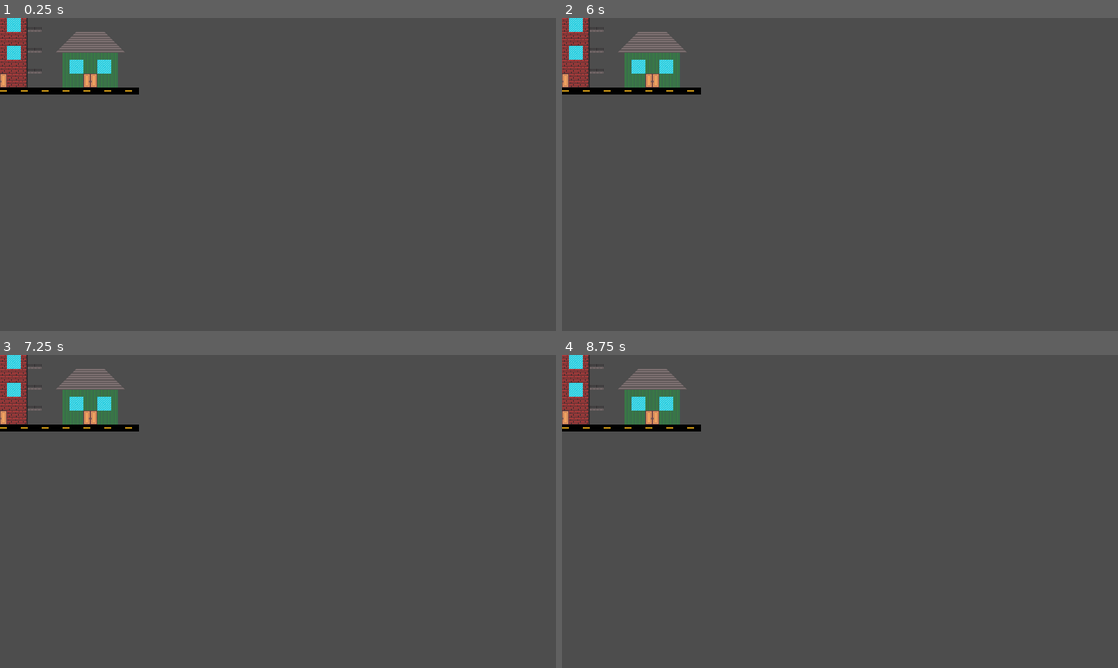
Above: before the commit, frames 1-4 (two rows, left to right).
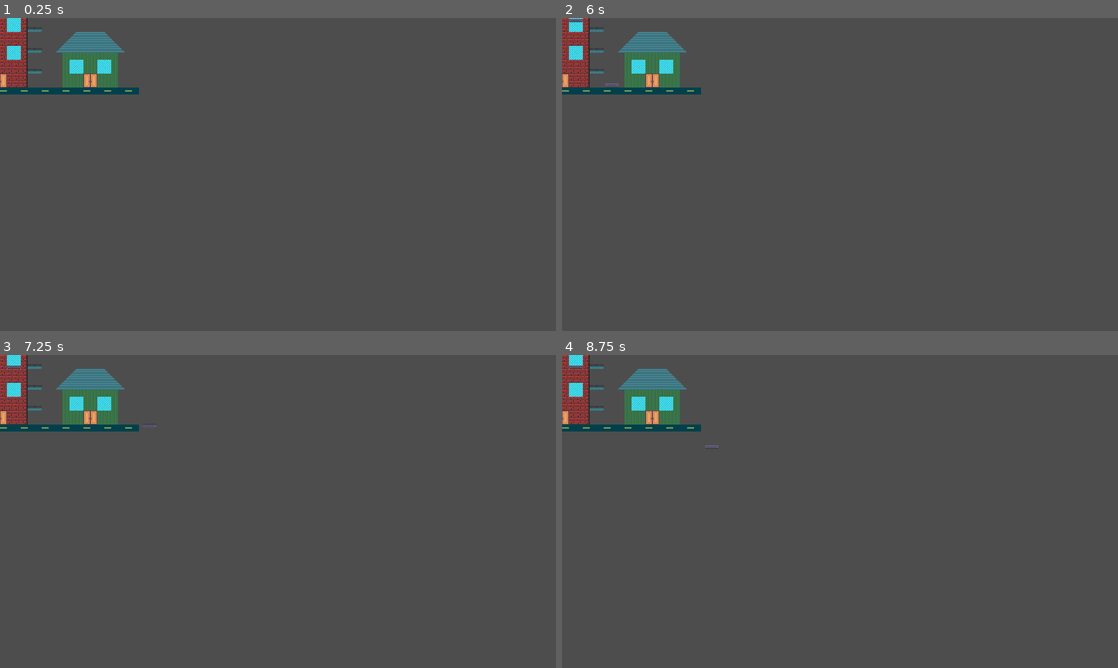
Above: after the commit, the same moments.

Repository: CiberTurtle/GamificationGame
Game: Godot game, scene res://levels/City.tscn
The game is run twice, just before and just after one commit, with the same random seed, the same clock (stepped at 60 frames per second) and the same inputs. This scene is started directly instead of the project's main scene.
Inputs (mouse positions are in pixels of both pictures, inside the frame that each line leads up to):
- Up to frame 1 (0.25 s): no input
- Up to frame 2 (6 s): tap Enter at 0.5, 2.75, 5 s; move the mouse to (962, 158) at 0.52 s; hold Right (right) 0.53-1.28 s; tap X (action) at 0.6, 5.85 s; click (962, 158) at 0.67 s; move the mouse to (728, 190) at 1.27 s; hold Z (back) 1.28-2.03 s; tap L at 1.35 s; tap Space at 2, 3.5, 5.75 s; move the mouse to (895, 105) at 2.02 s; hold Right (right) 2.03-2.78 s; tap I at 2.1 s; move the mouse to (812, 237) at 2.77 s; hold Up (ui_up) 2.78-3.53 s; tap P at 2.85 s; click (812, 237) at 2.92 s; move the mouse to (1006, 221) at 3.52 s; hold E 3.53-4.28 s; hold Left (left) 3.53-5.03 s; move the mouse to (673, 127) at 4.27 s; tap Ctrl at 4.35 s; move the mouse to (867, 174) at 5.02 s; hold Z (back) 5.03-5.78 s; hold Shift 5.03-5.78 s; click (867, 174) at 5.17 s; move the mouse to (756, 96) at 5.77 s; hold Right (right) from 5.78 s (still down)
- Up to frame 3 (7.25 s): move the mouse to (400, 495) at 6.52 s; release Right (right) at 6.53 s; hold Up (ui_up) from 6.53 s (still down); tap L at 6.6 s
- Up to frame 4 (8.75 s): move the mouse to (728, 527) at 7.27 s; release Up (ui_up) at 7.28 s; hold Right (right) 7.28-8.03 s; tap I at 7.35 s; click (728, 527) at 7.42 s; move the mouse to (895, 442) at 8.02 s; hold Z (back) from 8.03 s (still down); tap P at 8.1 s

The runs differ from the first frame. In frame 1, 1.2% of the frame differs, in the area x 0-25%, y 3-25%; in frame 2, 1.3%, in the area x 0-25%, y 0-25%; in frame 3, 1.3%; in frame 4, 1.3%.
Error in both runs: Cannot call method 'add_child' on a null value. (res://scripts/crate_spawner.gd:19)

Commit message:
City WIP

Diff:
--- a/levels/City.tscn
+++ b/levels/City.tscn
@@ -1,14 +1,134 @@
-[gd_scene load_steps=4 format=3 uid="uid://5gqtmrfqoot6"]
+[gd_scene load_steps=16 format=3 uid="uid://5gqtmrfqoot6"]
 
 [ext_resource type="Script" path="res://scripts/level.gd" id="1_u6bqt"]
 [ext_resource type="TileSet" uid="uid://dvqqnowuisii3" path="res://resources/tileset.tres" id="2_lwv2g"]
 [ext_resource type="PackedScene" uid="uid://cdkwm6gr8s8jd" path="res://gizmos/crate_spawner.tscn" id="3_lpcud"]
+[ext_resource type="Texture2D" uid="uid://dk2li4vx10i1m" path="res://content/sprites/moving_platform.png" id="4_00spt"]
+[ext_resource type="Script" path="res://scripts/parts/hitbox.gd" id="5_3t2ey"]
+
+[sub_resource type="RectangleShape2D" id="RectangleShape2D_u586l"]
+size = Vector2(80, 16)
+
+[sub_resource type="Animation" id="Animation_mfu0a"]
+length = 0.001
+tracks/0/type = "value"
+tracks/0/imported = false
+tracks/0/enabled = true
+tracks/0/path = NodePath(".:position")
+tracks/0/interp = 1
+tracks/0/loop_wrap = true
+tracks/0/keys = {
+"times": PackedFloat32Array(0),
+"transitions": PackedFloat32Array(1),
+"update": 0,
+"values": [Vector2(-32, 92)]
+}
+
+[sub_resource type="Animation" id="Animation_u7eee"]
+resource_name = "move"
+length = 28.0
+loop_mode = 1
+tracks/0/type = "value"
+tracks/0/imported = false
+tracks/0/enabled = true
+tracks/0/path = NodePath(".:position")
+tracks/0/interp = 1
+tracks/0/loop_wrap = true
+tracks/0/keys = {
+"times": PackedFloat32Array(0, 4, 7, 11, 14, 18, 21, 25, 28),
+"transitions": PackedFloat32Array(1, 1, 1, 1, 1, 1, 1, 1, 1),
+"update": 0,
+"values": [Vector2(-32, 92), Vector2(-32, 92), Vector2(-32, 28), Vector2(-32, 28), Vector2(-32, -36), Vector2(-32, -36), Vector2(-32, 28), Vector2(-32, 28), Vector2(-32, 92)]
+}
+
+[sub_resource type="AnimationLibrary" id="AnimationLibrary_45ok3"]
+_data = {
+"RESET": SubResource("Animation_mfu0a"),
+"move": SubResource("Animation_u7eee")
+}
+
+[sub_resource type="Animation" id="Animation_or03x"]
+resource_name = "Platform 2 move"
+length = 28.0
+loop_mode = 1
+tracks/0/type = "value"
+tracks/0/imported = false
+tracks/0/enabled = true
+tracks/0/path = NodePath(".:position")
+tracks/0/interp = 1
+tracks/0/loop_wrap = true
+tracks/0/keys = {
+"times": PackedFloat32Array(0, 4, 7, 11, 14, 18, 21, 25, 28),
+"transitions": PackedFloat32Array(1, 1, 1, 1, 1, 1, 1, 1, 1),
+"update": 0,
+"values": [Vector2(32, -36), Vector2(32, -36), Vector2(32, 28), Vector2(32, 28), Vector2(32, 92), Vector2(32, 92), Vector2(32, 28), Vector2(32, 28), Vector2(32, -36)]
+}
+
+[sub_resource type="Animation" id="Animation_byq4v"]
+length = 0.001
+tracks/0/type = "value"
+tracks/0/imported = false
+tracks/0/enabled = true
+tracks/0/path = NodePath(".:position")
+tracks/0/interp = 1
+tracks/0/loop_wrap = true
+tracks/0/keys = {
+"times": PackedFloat32Array(0),
+"transitions": PackedFloat32Array(1),
+"update": 0,
+"values": [Vector2(-32, 92)]
+}
+
+[sub_resource type="AnimationLibrary" id="AnimationLibrary_wddpm"]
+_data = {
+"Platform 2 move": SubResource("Animation_or03x"),
+"RESET": SubResource("Animation_byq4v")
+}
+
+[sub_resource type="Animation" id="Animation_yw5cy"]
+resource_name = "Car Animation"
+length = 30.0
+loop_mode = 1
+tracks/0/type = "value"
+tracks/0/imported = false
+tracks/0/enabled = true
+tracks/0/path = NodePath(".:position")
+tracks/0/interp = 1
+tracks/0/loop_wrap = true
+tracks/0/keys = {
+"times": PackedFloat32Array(4, 7, 9, 11),
+"transitions": PackedFloat32Array(1, 1, 1, 1),
+"update": 0,
+"values": [Vector2(-345, 155), Vector2(345, 155), Vector2(345, 220), Vector2(-345, 220)]
+}
+
+[sub_resource type="Animation" id="Animation_mnunl"]
+length = 0.001
+tracks/0/type = "value"
+tracks/0/imported = false
+tracks/0/enabled = true
+tracks/0/path = NodePath(".:position")
+tracks/0/interp = 1
+tracks/0/loop_wrap = true
+tracks/0/keys = {
+"times": PackedFloat32Array(0),
+"transitions": PackedFloat32Array(1),
+"update": 0,
+"values": [Vector2(32, -25.3333)]
+}
+
+[sub_resource type="AnimationLibrary" id="AnimationLibrary_i7vgg"]
+_data = {
+"Car Animation": SubResource("Animation_yw5cy"),
+"RESET": SubResource("Animation_mnunl")
+}
 
 [node name="City" type="Node2D"]
 script = ExtResource("1_u6bqt")
 
 [node name="TileMap" type="TileMap" parent="."]
 tile_set = ExtResource("2_lwv2g")
+collision_visibility_mode = 1
 format = 2
 layer_0/tile_data = PackedInt32Array(720895, 589824, 0, 655360, 655360, 0, 720894, 589824, 0, 720893, 655360, 0, 720892 …(6101 unchanged characters)…
 
@@ -31,3 +151,101 @@
 offset_top = -157.0
 offset_right = 300.0
 offset_bottom = -121.0
+
+[node name="MovingPlatform" type="AnimatableBody2D" parent="."]
+position = Vector2(-32, 92)
+scale = Vector2(0.4, 0.5)
+
+[node name="Collision" type="CollisionShape2D" parent="MovingPlatform"]
+shape = SubResource("RectangleShape2D_u586l")
+
+[node name="Sprite" type="NinePatchRect" parent="MovingPlatform"]
+anchors_preset = 8
+anchor_left = 0.5
+anchor_top = 0.5
+anchor_right = 0.5
+anchor_bottom = 0.5
+offset_left = -40.0
+offset_top = -8.0
+offset_right = 40.0
+offset_bottom = 8.0
+grow_horizontal = 2
+grow_vertical = 2
+texture = ExtResource("4_00spt")
+patch_margin_left = 16
+patch_margin_right = 16
+axis_stretch_horizontal = 1
+axis_stretch_vertical = 1
+
+[node name="AnimationPlayer" type="AnimationPlayer" parent="MovingPlatform"]
+autoplay = "move"
+libraries = {
+"": SubResource("AnimationLibrary_45ok3")
+}
+
+[node name="MovingPlatform2" type="AnimatableBody2D" parent="."]
+position = Vector2(-32, 92)
+scale = Vector2(0.4, 0.5)
+
+[node name="Collision" type="CollisionShape2D" parent="MovingPlatform2"]
+shape = SubResource("RectangleShape2D_u586l")
+
+[node name="Sprite" type="NinePatchRect" parent="MovingPlatform2"]
+anchors_preset = 8
+anchor_left = 0.5
+anchor_top = 0.5
+anchor_right = 0.5
+anchor_bottom = 0.5
+offset_left = -40.0
+offset_top = -8.0
+offset_right = 40.0
+offset_bottom = 8.0
+grow_horizontal = 2
+grow_vertical = 2
+texture = ExtResource("4_00spt")
+patch_margin_left = 16
+patch_margin_right = 16
+axis_stretch_horizontal = 1
+axis_stretch_vertical = 1
+
+[node name="AnimationPlayer" type="AnimationPlayer" parent="MovingPlatform2"]
+autoplay = "Platform 2 move"
+libraries = {
+"": SubResource("AnimationLibrary_wddpm")
+}
+
+[node name="Car" type="Area2D" parent="."]
+position = Vector2(32, -25.3333)
+scale = Vector2(0.4, 0.5)
+collision_layer = 0
+collision_mask = 32
+script = ExtResource("5_3t2ey")
+damage = 100
+auto_attack = true
+
+[node name="Collision" type="CollisionShape2D" parent="Car"]
+shape = SubResource("RectangleShape2D_u586l")
+
+[node name="Sprite" type="NinePatchRect" parent="Car"]
+anchors_preset = 8
+anchor_left = 0.5
+anchor_top = 0.5
+anchor_right = 0.5
+anchor_bottom = 0.5
+offset_left = -40.0
+offset_top = -8.0
+offset_right = 40.0
+offset_bottom = 8.0
+grow_horizontal = 2
+grow_vertical = 2
+texture = ExtResource("4_00spt")
+patch_margin_left = 16
+patch_margin_right = 16
+axis_stretch_horizontal = 1
+axis_stretch_vertical = 1
+
+[node name="AnimationPlayer" type="AnimationPlayer" parent="Car"]
+autoplay = "Car Animation"
+libraries = {
+"": SubResource("AnimationLibrary_i7vgg")
+}
--- a/levels/rylys_playground.tscn
+++ b/levels/rylys_playground.tscn
@@ -7,23 +7,6 @@
 
 [sub_resource type="RectangleShape2D" id="RectangleShape2D_pretr"]
 size = Vector2(80, 16)
-
-[sub_resource type="Animation" id="Animation_u7eee"]
-resource_name = "move"
-length = 8.0
-loop_mode = 1
-tracks/0/type = "value"
-tracks/0/imported = false
-tracks/0/enabled = true
-tracks/0/path = NodePath(".:position")
-tracks/0/interp = 1
-tracks/0/loop_wrap = true
-tracks/0/keys = {
-"times": PackedFloat32Array(0, 2, 4, 6, 8),
-"transitions": PackedFloat32Array(1, 1, 1, 1, 1),
-"update": 0,
-"values": [Vector2(0, 88), Vector2(0, 88), Vector2(0, 0), Vector2(0, 0), Vector2(0, 88)]
-}
 
 [sub_resource type="Animation" id="Animation_mfu0a"]
 length = 0.001
@@ -37,7 +20,24 @@
 "times": PackedFloat32Array(0),
 "transitions": PackedFloat32Array(1),
 "update": 0,
-"values": [Vector2(0, 88)]
+"values": [Vector2(-32, 92)]
+}
+
+[sub_resource type="Animation" id="Animation_u7eee"]
+resource_name = "move"
+length = 30.0
+loop_mode = 1
+tracks/0/type = "value"
+tracks/0/imported = false
+tracks/0/enabled = true
+tracks/0/path = NodePath(".:position")
+tracks/0/interp = 1
+tracks/0/loop_wrap = true
+tracks/0/keys = {
+"times": PackedFloat32Array(0, 5, 8, 13, 16, 21, 23, 28, 30),
+"transitions": PackedFloat32Array(1, 1, 1, 1, 1, 1, 1, 1, 1),
+"update": 0,
+"values": [Vector2(-32, 92), Vector2(-32, 92), Vector2(-32, 28), Vector2(-32, 28), Vector2(-32, -36), Vector2(-32, -36), Vector2(-32, 28), Vector2(-32, 28), Vector2(-32, 92)]
 }
 
 [sub_resource type="AnimationLibrary" id="AnimationLibrary_45ok3"]
@@ -84,7 +84,7 @@
 offset_bottom = -184.0
 
 [node name="MovingPlatform" type="StaticBody2D" parent="."]
-position = Vector2(0, 88)
+position = Vector2(-32, 92)
 
 [node name="Collision" type="CollisionShape2D" parent="MovingPlatform"]
 shape = SubResource("RectangleShape2D_pretr")
